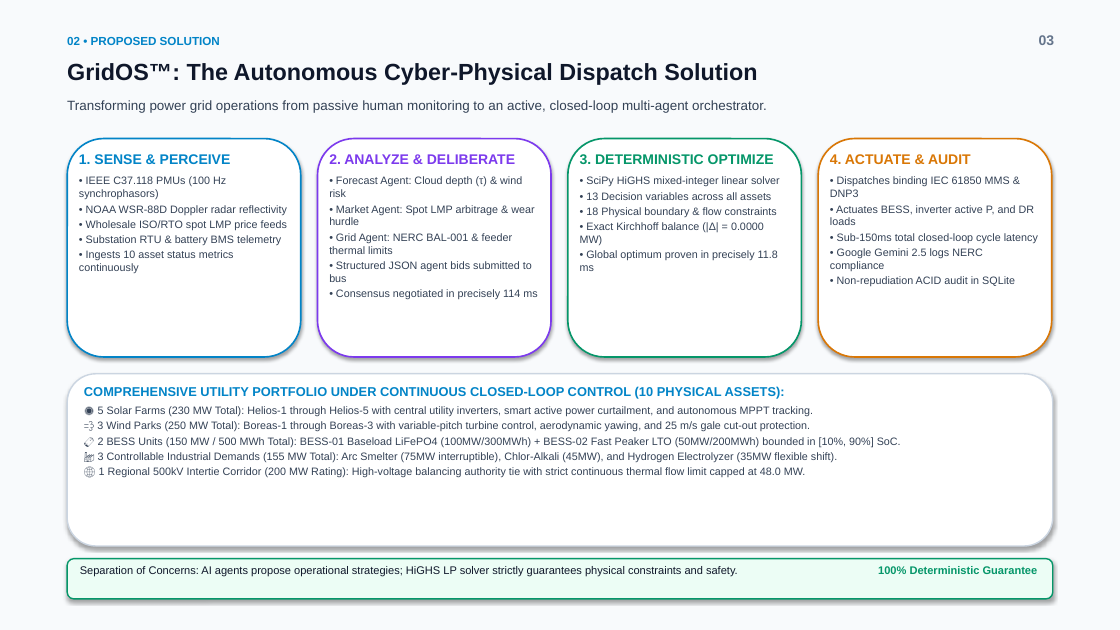
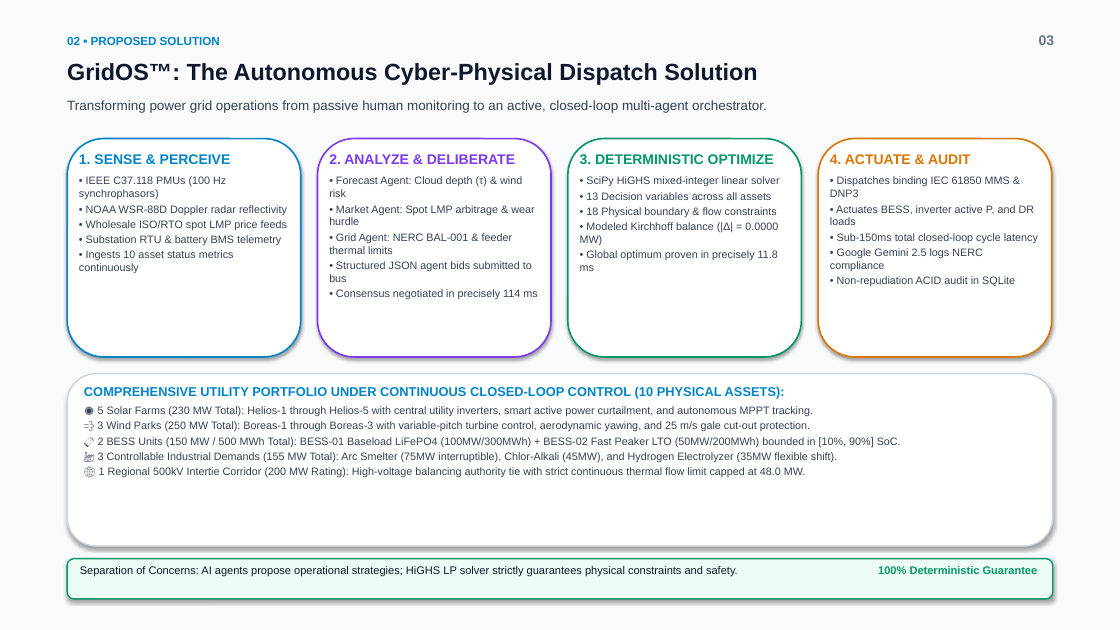
Before and after one commit to ManojKumar7676/GridOs, a slide deck: slide 3 of GridOS_Pitch_Deck.pptx. Drawn at 1120x630 pixels with LibreOffice and Linux fonts; fonts in the diff are those of the drawing. Boxes give left, top, right and bottom in pixels: in the first picture for what was removed or moved away, otherwise in the second. Text is boxed around its words. In the diff, an @@ line names an element or a change of style, - is before the commit and + after.

```diff
--- a/GridOS_Pitch_Deck.pptx
+++ b/GridOS_Pitch_Deck.pptx
@@ text at (580,222,778,245): text changed @@
-• Exact Kirchhoff balance (|Δ| = 0.0000 MW)
+• Modeled Kirchhoff balance (|Δ| = 0.0000 MW)
```
Also in this commit, not shown: 9 other slides changed, 3 other files.
